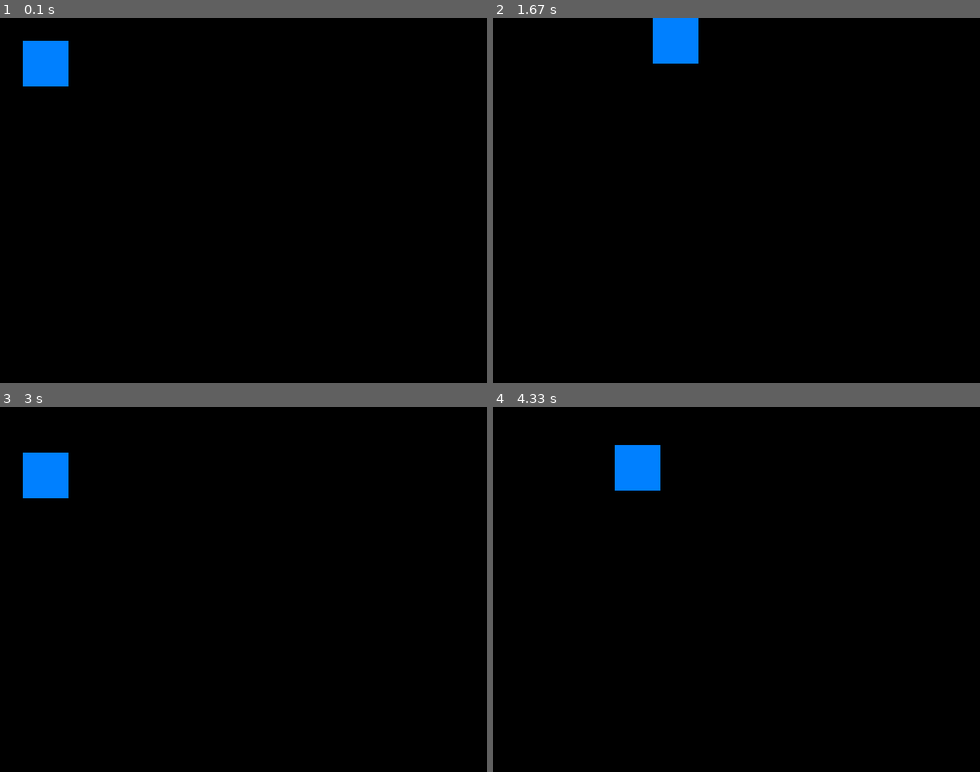
Above: before the commit, frames 1-4 (two rows, left to right).
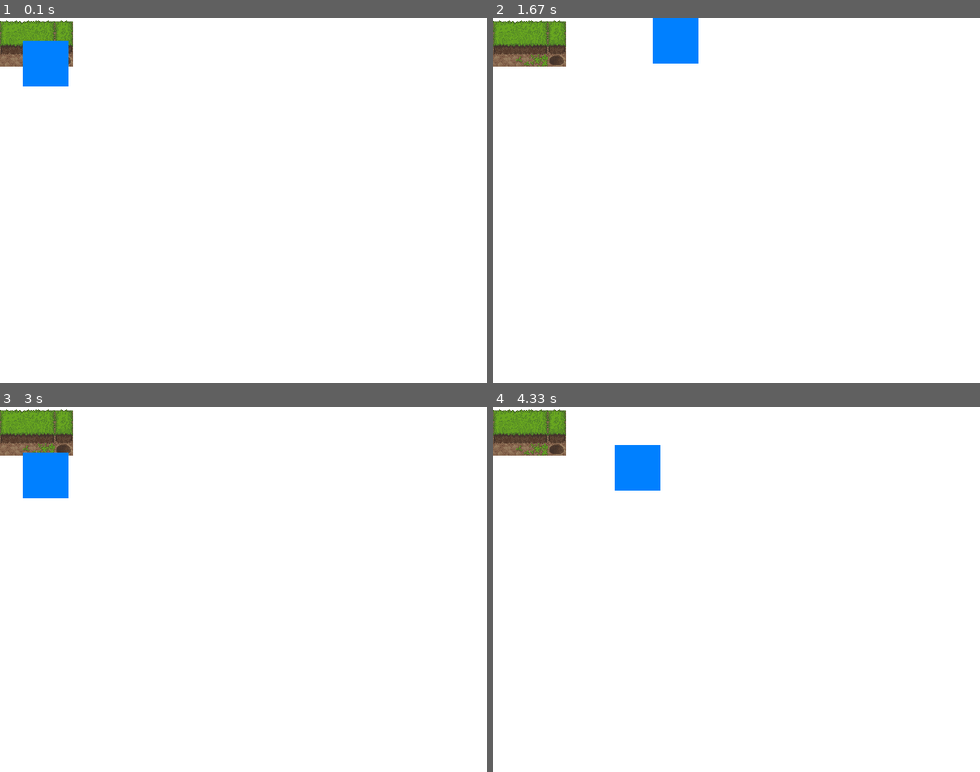
Above: after the commit, the same moments.

Repository: kenton-dover/hackathon2016
Game: pygame game, started from theWindowFiles/theWindow.py
The game is run twice, just before and just after one commit, with the same random seed, the same clock (stepped at 60 frames per second) and the same inputs.
Inputs:
- Up to frame 1 (0.1 s): no input
- Up to frame 2 (1.67 s): hold Right 0.33-0.8 s; hold Up 0.83-1.13 s; hold Right 1.17-1.63 s
- Up to frame 3 (3 s): hold Left 1.67-2.2 s; hold Down 2.23-2.53 s; hold Left 2.57-2.97 s
- Up to frame 4 (4.33 s): hold Up 3-3.37 s; hold Right 3.4-4.03 s; hold Down from 4.07 s (still down)

The runs differ from the first frame. In frame 1, 99% of the frame differs, in the area x 0-100%, y 0-100%; in frame 2, 99%; in frame 3, 99%; in frame 4, 99%.

Commit message:
updated background

Diff:
--- a/theWindowFiles/theWindow.py
+++ b/theWindowFiles/theWindow.py
@@ -1,8 +1,9 @@
 import pygame
 pygame.init();
 dimensions = ( 640 , 480 )
-color =   ( 0 , 0 , 0 )
+color =   ( 255 , 255 , 255 )
 screen = pygame.display.set_mode(dimensions)
+background_image = pygame.image.load("ground.png").convert()
 going = True
 clock = pygame.time.Clock()
 x = 30
@@ -12,7 +13,8 @@
     for event in pygame.event.get():
         if event.type == pygame.QUIT:
             going = False
-    screen.fill(color)
+    screen.fill(color) # ORDER MATTERS : should go Color, background, then objects
+    screen.blit(background_image, [0, 0])
     pressed = pygame.key.get_pressed()
     if pressed[pygame.K_UP] and (y > 0): y -= 10 # added boundes for rectangle
     if pressed[pygame.K_DOWN]and (y < 480 - 60): y += 10 # bounds = screen height - rectangle height
